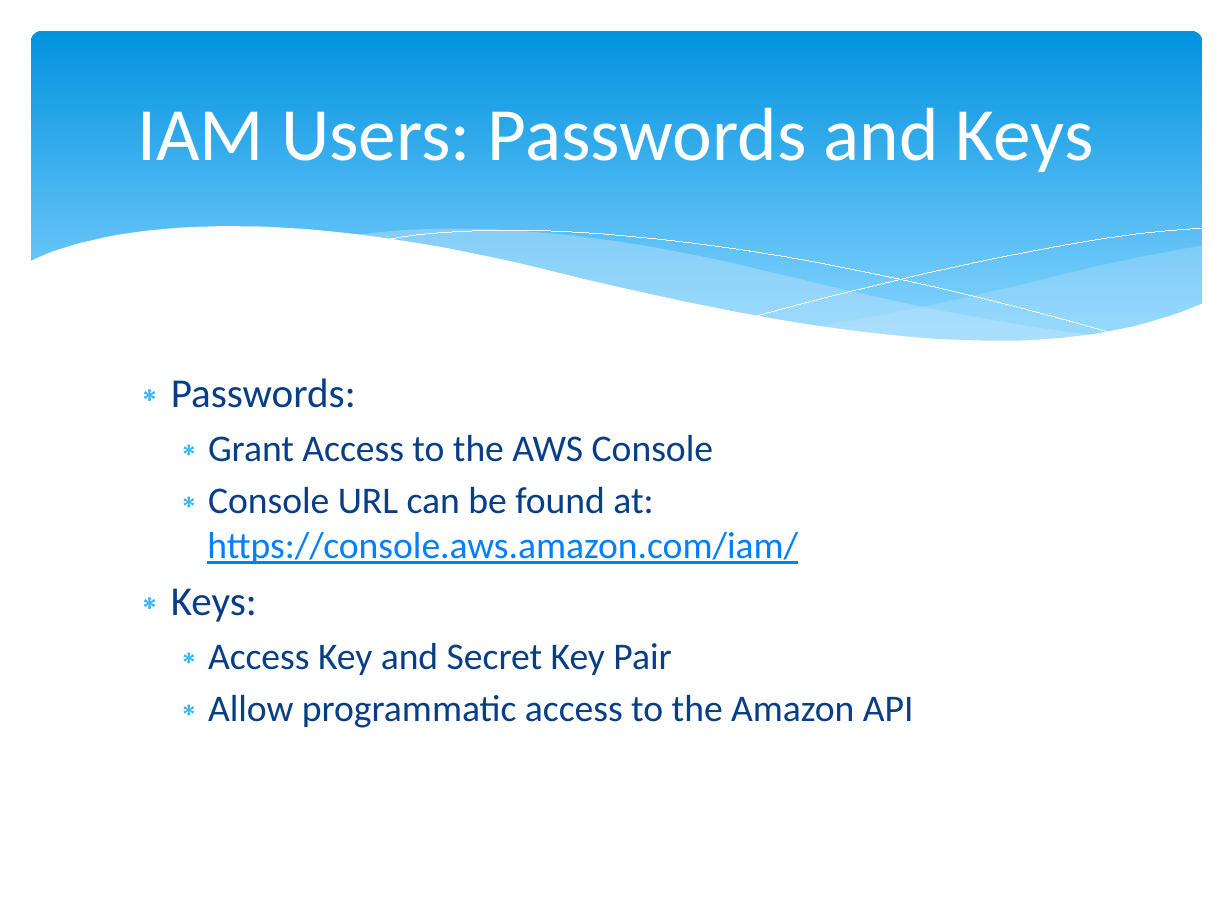
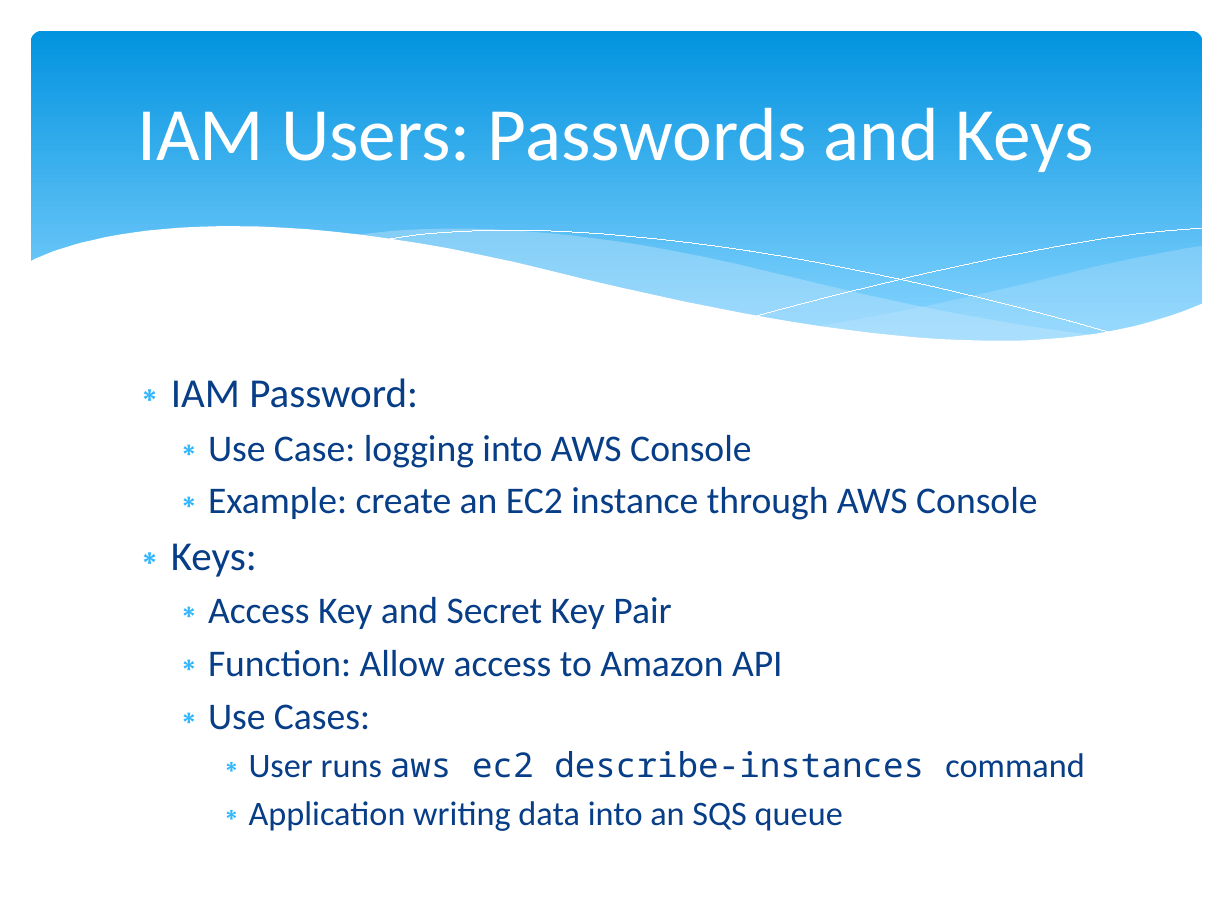
Before and after one commit to cloudavail/awstraining, a slide deck: slide 4 of aws-iam/aws-iam.pptx. Drawn at 1232x924 pixels with LibreOffice and Linux fonts; fonts in the diff are those of the drawing. Boxes give left, top, right and bottom in pixels: in the first picture for what was removed or moved away, otherwise in the second. Text is boxed around its words. In the diff, an @@ line names an element or a change of style, - is before the commit and + after.

```diff
--- a/aws-iam/aws-iam.pptx
+++ b/aws-iam/aws-iam.pptx
@@ text at [171,378,1037,520]: text changed @@
-∗ Passwords:
-  ∗ Grant Access to the AWS Console
-  ∗ Console URL can be found at: https://console.aws.amazon.com/iam/
+∗ IAM Password:
+  ∗ Use Case: logging into AWS Console
+  ∗ Example: create an EC2 instance through AWS Console
@@ text at [208,650,1084,831]: text changed; size 22 to 20 pt @@
-  ∗ Allow programmatic access to the Amazon API
+  ∗ Function: Allow access to Amazon API
+  ∗ Use Cases:
+    ∗ User runs aws ec2 describe-instances command
+    ∗ Application writing data into an SQS queue
```
Also in this commit, not shown: 6 other slides changed, 1 slide added.
